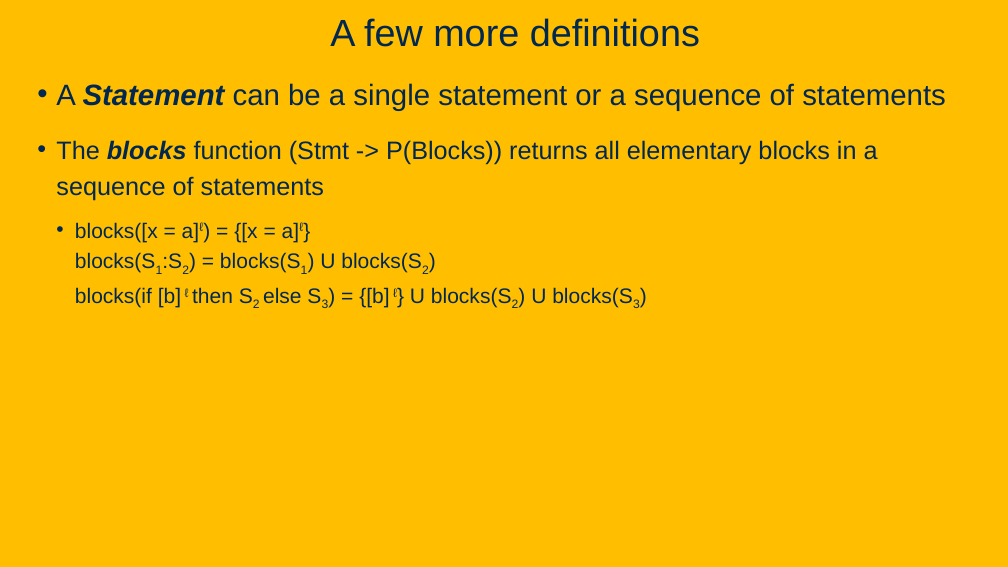
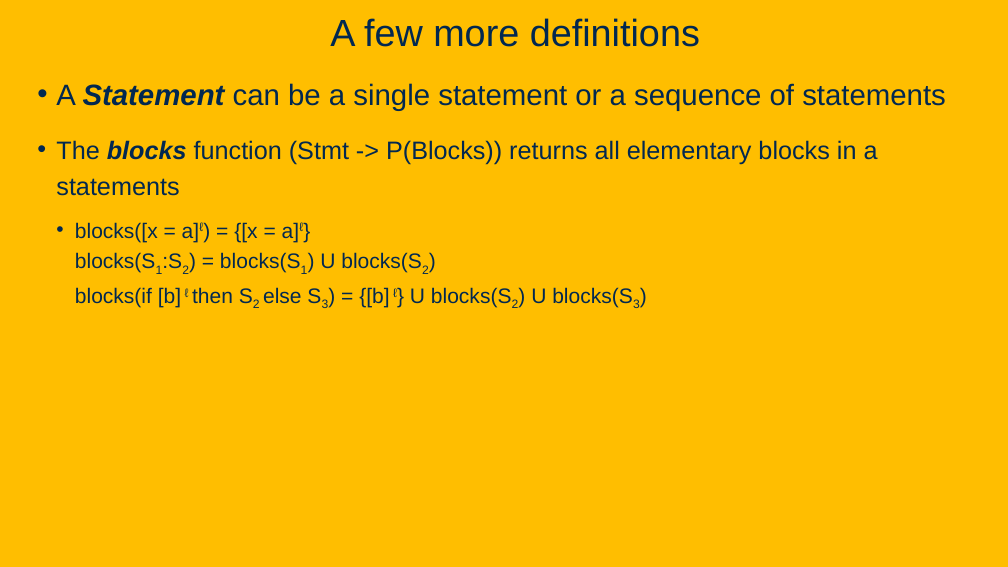
Before and after one commit to davsec-teaching/ECS289C-Spring2025, a slide deck: slide 43 of slides/3_data_flow_analysis.pptx. Drawn at 1008x567 pixels with LibreOffice and Linux fonts; fonts in the diff are those of the drawing; background and template pictures are left out. Boxes give left, top, right and bottom in pixels: in the first picture for what was removed or moved away, otherwise in the second. Text is boxed around its words. In the diff, an @@ line names an element or a change of style, - is before the commit and + after.

```diff
--- a/slides/3_data_flow_analysis.pptx
+++ b/slides/3_data_flow_analysis.pptx
@@ text at (56, 140, 878, 196): text changed @@
-• The blocks function (Stmt -> P(Blocks)) returns all elementary blocks in a sequence of statements
+• The blocks function (Stmt -> P(Blocks)) returns all elementary blocks in a statements
```
Also in this commit, not shown: 2 other slides changed.
